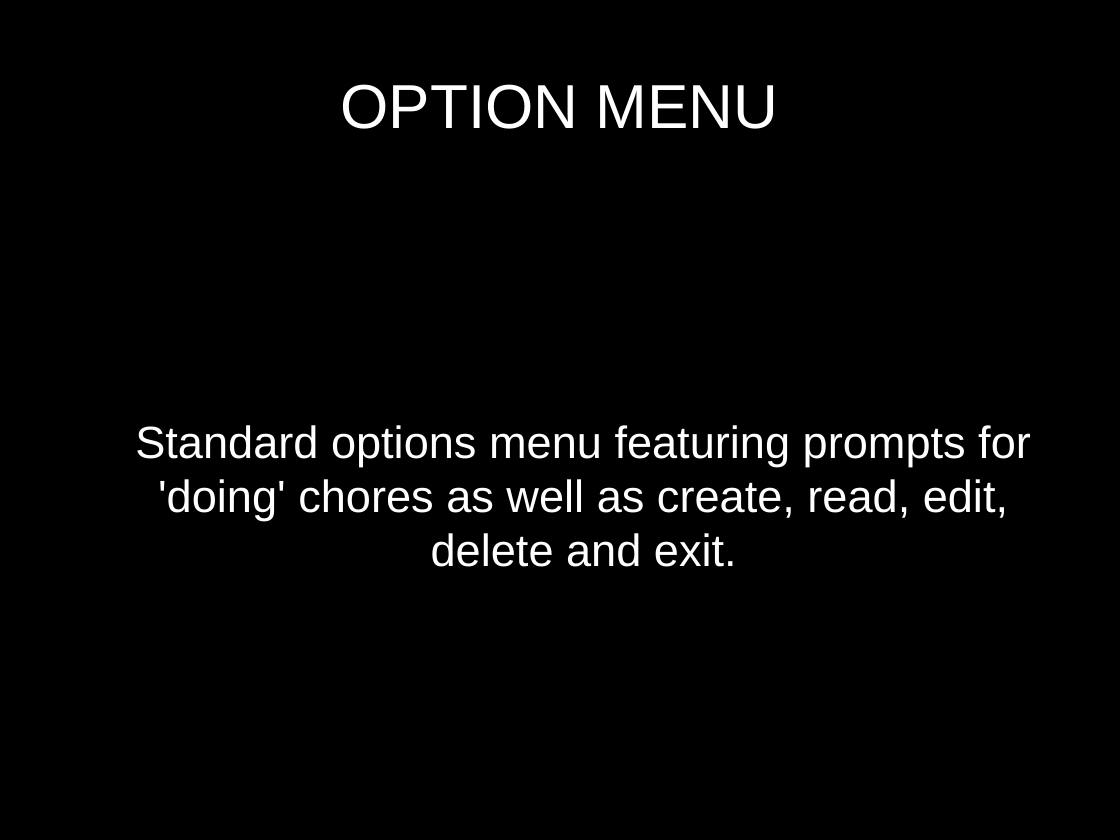
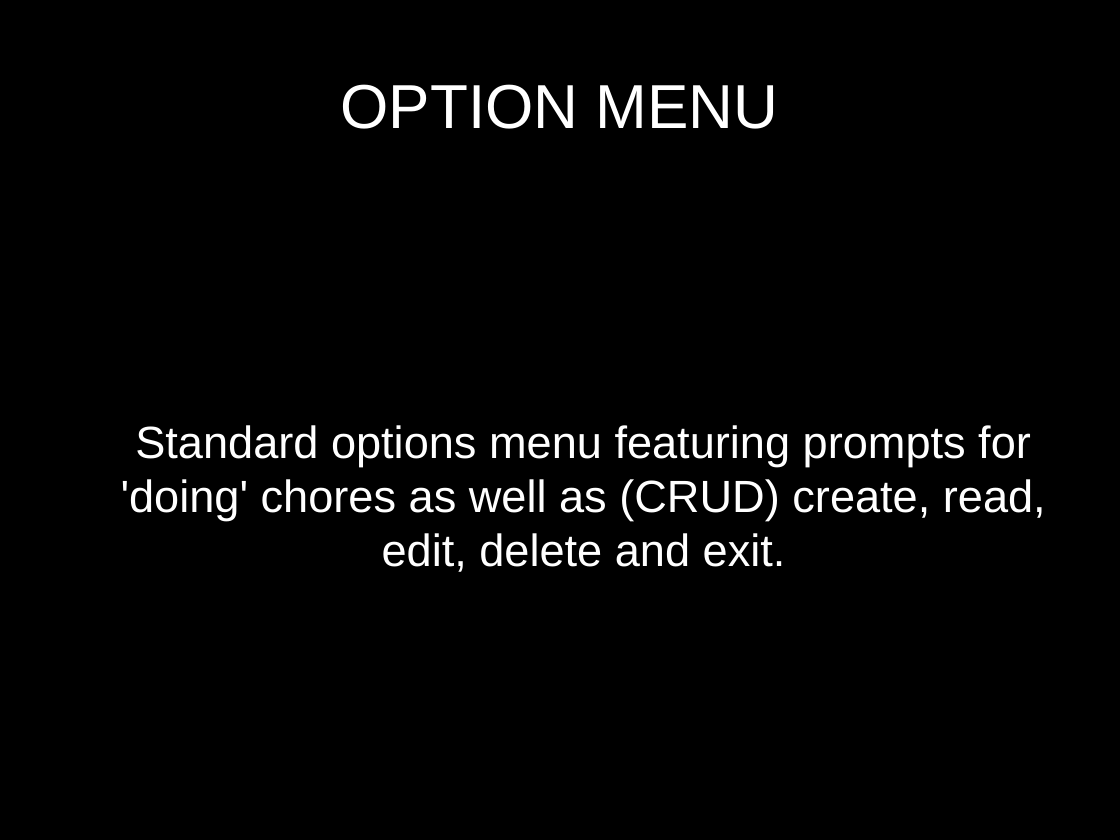
Before and after one commit to kingjbradz/JordanBradley_T1A3, a slide deck: slide 6 of ppt/presentation.odp (slide 5 before the commit). Drawn at 1120x840 pixels with LibreOffice and Linux fonts; fonts in the diff are those of the drawing. Boxes give left, top, right and bottom in pixels: in the first picture for what was removed or moved away, otherwise in the second. Text is boxed around its words. In the diff, an @@ line names an element or a change of style, - is before the commit and + after.

```diff
--- a/ppt/presentation.odp
+++ b/ppt/presentation.odp
@@ text at bbox=[121, 425, 1046, 572]: text changed @@
-Standard options menu featuring prompts for 'doing' chores as well as create, read, edit, delete and exit.
+Standard options menu featuring prompts for 'doing' chores as well as (CRUD) create, read, edit, delete and exit.
```
Also in this commit, not shown: 5 slides added, 8 other files.
